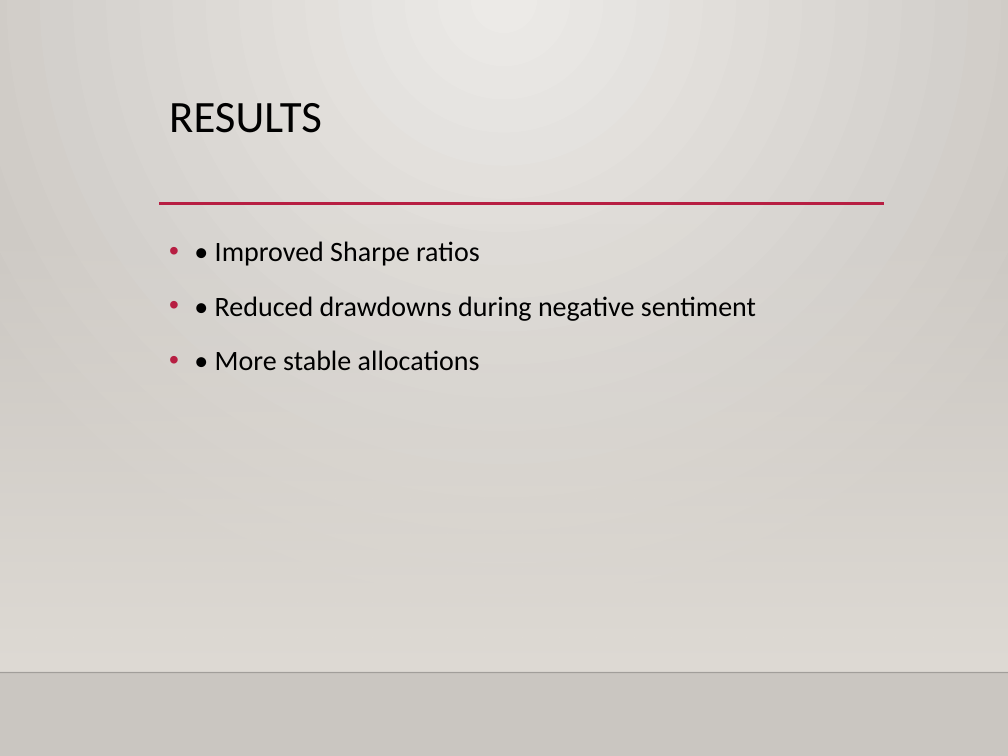
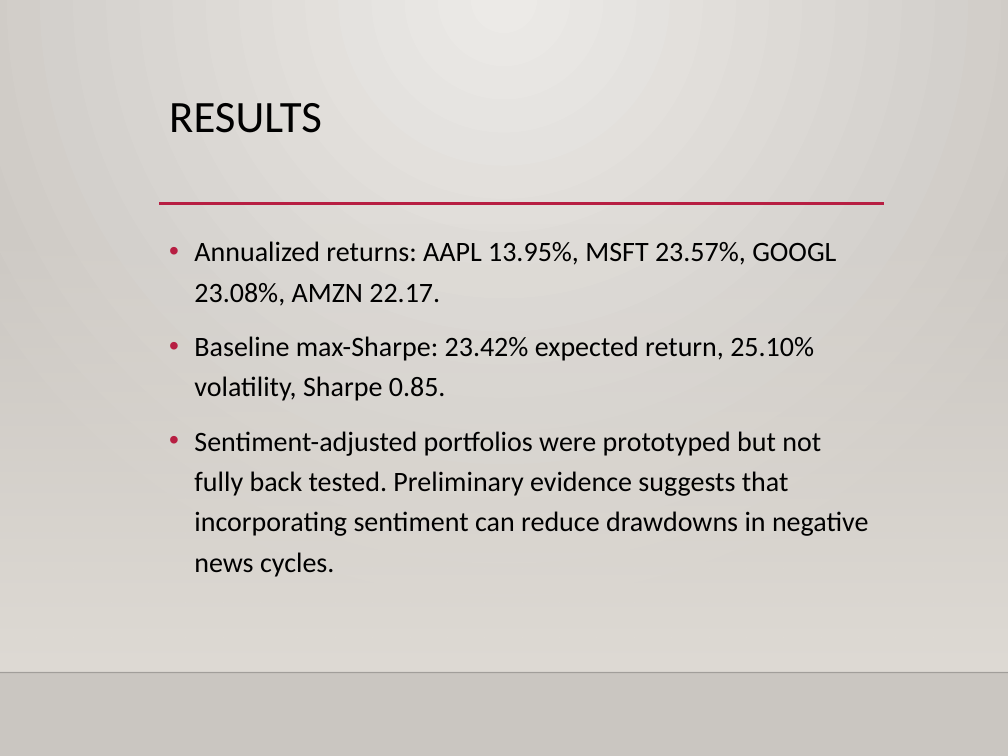
Before and after one commit to Faisal51214/AI-Driven-Portfolio-Optimizer-with-Sentiment-Integration-, a slide deck: slide 6 of Power Point Slides.pptx (slide 4 before the commit). Drawn at 1008x756 pixels with LibreOffice and Linux fonts; fonts in the diff are those of the drawing; background and template pictures are left out. Boxes give left, top, right and bottom in pixels: in the first picture for what was removed or moved away, otherwise in the second. Text is boxed around its words. In the diff, an @@ line names an element or a change of style, - is before the commit and + after.

```diff
--- a/Power Point Slides.pptx
+++ b/Power Point Slides.pptx
@@ text at (x1=194, y1=241, x2=868, y2=577): text changed @@
-• • Improved Sharpe ratios
-• • Reduced drawdowns during negative sentiment
-• • More stable allocations
+• Annualized returns: AAPL 13.95%, MSFT 23.57%, GOOGL 23.08%, AMZN 22.17.
+• Baseline max-Sharpe: 23.42% expected return, 25.10% volatility, Sharpe 0.85.
+• Sentiment-adjusted portfolios were prototyped but not fully back tested. Preliminary evidence suggests that incorporating sentiment can reduce drawdowns in negative news cycles.
```
Also in this commit, not shown: 4 other slides changed, 3 slides added.
